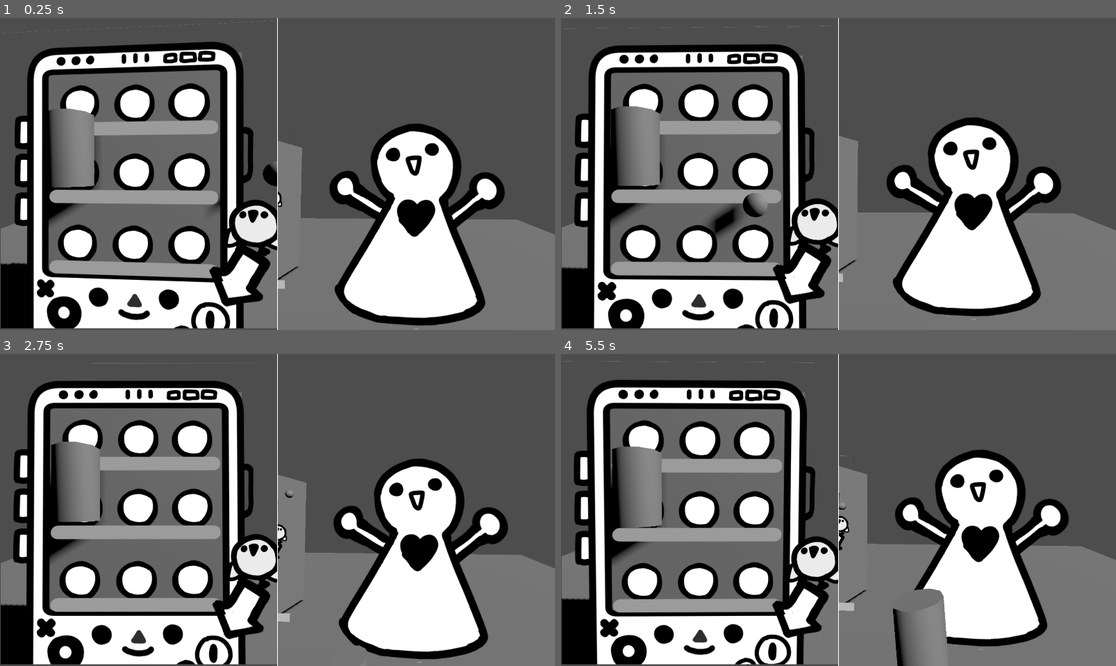
Above: before the commit, frames 1-4 (two rows, left to right).
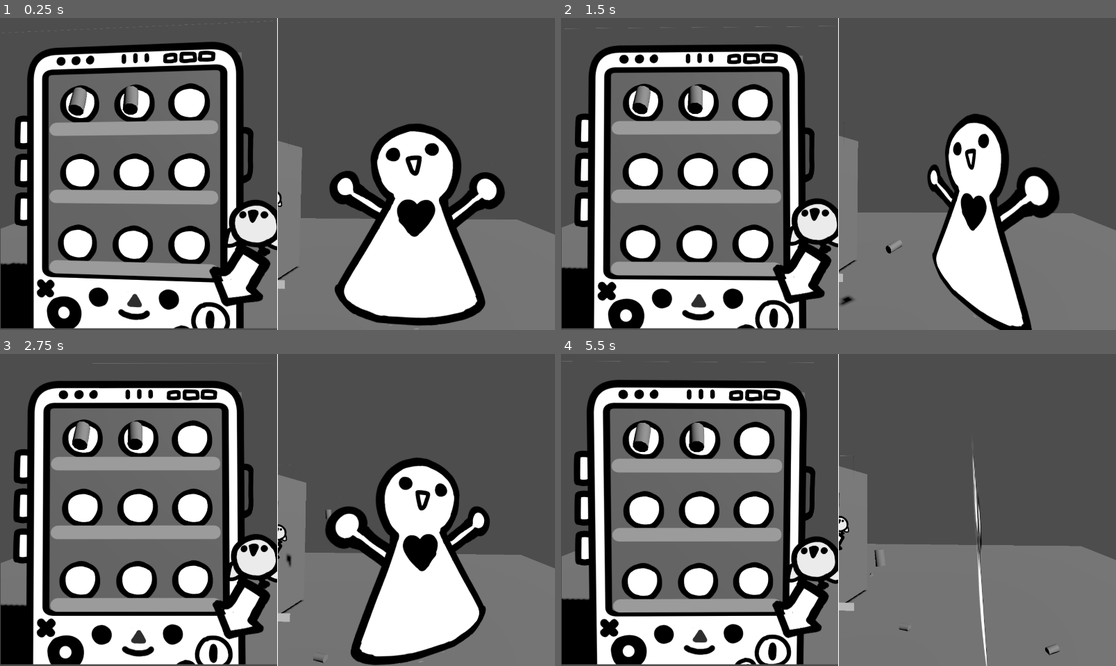
Above: after the commit, the same moments.

Repository: tombuben/automat
Game: Godot game, scene res://Scenes/main_scene.tscn
Two runs of this game, one before a commit and one after it. Both use one fixed random seed, a clock stepped at 60 frames per second and the inputs below. The project has no main scene, so this scene is started directly.
Inputs (mouse positions are in pixels of both pictures, inside the frame that each line leads up to):
- Up to frame 1 (0.25 s): no input
- Up to frame 2 (1.5 s): move the mouse to (960, 158) at 0.52 s; click (960, 158) at 0.67 s; drag from (727, 189) to (810, 236) at 1.27 s
- Up to frame 3 (2.75 s): move the mouse to (333, 441) at 2.02 s; click (333, 441) at 2.17 s
- Up to frame 4 (5.5 s): drag from (810, 572) to (672, 463) at 2.77 s; move the mouse to (1005, 556) at 3.52 s; click (1005, 556) at 3.67 s; drag from (672, 463) to (755, 432) at 4.27 s; move the mouse to (866, 510) at 5.02 s; click (866, 510) at 5.17 s

The runs differ from the first frame. In frame 1, 2.3% of the frame differs, in the area x 8-50%, y 21-67%; in frame 2, 11%; in frame 3, 8.4%; in frame 4, 14%, in the area x 8-92%, y 22-100%.
Error before the commit: Invalid call. Nonexistent function 'get_path' in base 'Nil'. (res://Scripts/cursor_object.gd:43)

Commit message:
Add item slots

Diff:
--- a/Scenes/main_scene.tscn
+++ b/Scenes/main_scene.tscn
@@ -1,19 +1,24 @@
-[gd_scene load_steps=12 format=3 uid="uid://b6qthxoydelxv"]
+[gd_scene load_steps=14 format=3 uid="uid://b6qthxoydelxv"]
 
 [ext_resource type="Script" uid="uid://c56o0l1eo5f5k" path="res://Scripts/world_view.gd" id="1_52fb6"]
 [ext_resource type="PackedScene" uid="uid://c2vjbnjw2np13" path="res://Subscenes/random_item.tscn" id="2_6l7je"]
 [ext_resource type="Script" uid="uid://dmbu0fdp3hxqq" path="res://Scripts/rotate_around.gd" id="2_x6ack"]
 [ext_resource type="PackedScene" uid="uid://b8l8mhyb5sfwf" path="res://Subscenes/random_person.tscn" id="3_jv6wh"]
+[ext_resource type="Script" uid="uid://7mv8rlcaqlga" path="res://Scripts/item_slot.gd" id="3_maf8m"]
 [ext_resource type="Script" uid="uid://dsalx1r160eac" path="res://Scripts/cursor_object.gd" id="5_6ev3c"]
 [ext_resource type="Texture2D" uid="uid://dc3kn44ygtcai" path="res://Assets/concepts/automatCleanConceptProBubnu1.png" id="5_iacmt"]
 
 [sub_resource type="BoxShape3D" id="BoxShape3D_6l7je"]
 size = Vector3(10, 0.1, 10)
 
+[sub_resource type="SphereShape3D" id="SphereShape3D_huasi"]
+radius = 0.1
+
 [sub_resource type="BoxShape3D" id="BoxShape3D_iacmt"]
 size = Vector3(1, 0.114258, 0.319092)
 
 [sub_resource type="SphereShape3D" id="SphereShape3D_iacmt"]
+radius = 0.01
 
 [sub_resource type="SphereMesh" id="SphereMesh_6ev3c"]
 radius = 0.05
@@ -68,9 +73,37 @@
 size = Vector2i(960, 1080)
 render_target_update_mode = 4
 
-[node name="RandomItem" parent="Control/SubViewportContainer/SubViewport" instance=ExtResource("2_6l7je")]
-transform = Transform3D(1, 0, 0, 0, 1, 0, 0, 0, 1, -1.445, 1.596, 0.5)
+[node name="ItemSlot" type="Area3D" parent="Control/SubViewportContainer/SubViewport" node_paths=PackedStringArray("item_in_slot")]
+transform = Transform3D(1, 0, 0, 0, 1, 0, 0, 0, 1, -1.455, 1.84522, 0.489491)
+collision_layer = 0
+collision_mask = 16
+script = ExtResource("3_maf8m")
+item_in_slot = NodePath("RandomItem")
+
+[node name="RandomItem" parent="Control/SubViewportContainer/SubViewport/ItemSlot" instance=ExtResource("2_6l7je")]
+transform = Transform3D(1, 0, 0, 0, 0.866025, 0.5, 0, -0.5, 0.866025, 0, 0, -0.1)
 collision_layer = 3
+axis_lock_linear_z = true
+axis_lock_angular_x = true
+
+[node name="CollisionShape3D" type="CollisionShape3D" parent="Control/SubViewportContainer/SubViewport/ItemSlot"]
+shape = SubResource("SphereShape3D_huasi")
+
+[node name="ItemSlot2" type="Area3D" parent="Control/SubViewportContainer/SubViewport" node_paths=PackedStringArray("item_in_slot")]
+transform = Transform3D(1, 0, 0, 0, 1, 0, 0, 0, 1, -1.19922, 1.84522, 0.489491)
+collision_layer = 0
+collision_mask = 16
+script = ExtResource("3_maf8m")
+item_in_slot = NodePath("RandomItem")
+
+[node name="RandomItem" parent="Control/SubViewportContainer/SubViewport/ItemSlot2" instance=ExtResource("2_6l7je")]
+transform = Transform3D(1, 0, 0, 0, 0.866025, 0.5, 0, -0.5, 0.866025, 0, 0, -0.1)
+collision_layer = 3
+axis_lock_linear_z = true
+axis_lock_angular_x = true
+
+[node name="CollisionShape3D" type="CollisionShape3D" parent="Control/SubViewportContainer/SubViewport/ItemSlot2"]
+shape = SubResource("SphereShape3D_huasi")
 
 [node name="Table" type="StaticBody3D" parent="Control/SubViewportContainer/SubViewport"]
 transform = Transform3D(1, 0, 0, 0, 1, 0, 0, 0, 1, -1.28042, 0.945635, 0.699867)
@@ -88,7 +121,7 @@
 
 [node name="CursorObject" type="AnimatableBody3D" parent="Control/SubViewportContainer/SubViewport"]
 transform = Transform3D(1, 0, 0, 0, 1, 0, 0, 0, 1, -1.20982, 1.71966, 0.5)
-collision_layer = 0
+collision_layer = 16
 collision_mask = 0
 script = ExtResource("5_6ev3c")
 
@@ -99,6 +132,7 @@
 node_a = NodePath("..")
 
 [node name="MeshInstance3D" type="MeshInstance3D" parent="Control/SubViewportContainer/SubViewport/CursorObject"]
+visible = false
 mesh = SubResource("SphereMesh_6ev3c")
 
 [node name="SubViewportContainer2" type="SubViewportContainer" parent="Control"]
--- a/Scripts/cursor_object.gd
+++ b/Scripts/cursor_object.gd
@@ -1,7 +1,14 @@
-extends AnimatableBody3D
+class_name CursorBody extends AnimatableBody3D
 
+## public
+var dragging : bool = false
+signal started_dragging(item)
+signal stopped_dragging(item)
+
+## private
 @onready var pin = $PinJoint3D
-var hoveredItem
+var moused_over_item
+var dragging_item
 
 func move_cursor():
 	var screen_position = get_viewport().get_mouse_position()
@@ -19,31 +26,47 @@
 	if event is InputEventMouseButton and event.button_index == MOUSE_BUTTON_LEFT:
 		if event.is_pressed():
 			start_drag()
-		else:
+		elif event.is_released():
 			stop_drag()
 
 
 func _physics_process(delta: float) -> void:
 	move_cursor()
-	var screen_position = get_viewport().get_mouse_position()
-	var viewport_rect = get_viewport().get_visible_rect()
-	var camera = get_viewport().get_camera_3d()
-	var origin = camera.project_ray_origin(screen_position)
-	var direction = camera.project_ray_normal(screen_position) * 1
+	var screen_position: Vector2 = get_viewport().get_mouse_position()
+	var viewport_rect: Rect2 = get_viewport().get_visible_rect()
+	var camera: Camera3D = get_viewport().get_camera_3d()
+	var origin: Vector3 = camera.project_ray_origin(screen_position)
+	var direction: Vector3 = camera.project_ray_normal(screen_position) * 1
 
-	var space_state = get_world_3d().direct_space_state
+	var space_state: PhysicsDirectSpaceState3D = get_world_3d().direct_space_state
 
-	var collision_mask = 1 << 1
-	var query = PhysicsRayQueryParameters3D.create(origin, origin + direction, collision_mask)
-	var result = space_state.intersect_ray(query)
-	if result:
-		hoveredItem = result.collider
+	var mask: int = 1 << 1
+	var query = PhysicsRayQueryParameters3D.create(origin, origin + direction, mask)
+	var result: Dictionary = space_state.intersect_ray(query)
+	if result and result.collider is RigidBody3D:
+		moused_over_item = result.collider
+	else:
+		moused_over_item = null
+
 
 func start_drag():
-	pin.node_b = hoveredItem.get_path()
+	if moused_over_item == null:
+		return
+
+	print(moused_over_item.get_path())
+	moused_over_item.freeze = false
+	pin.node_b = moused_over_item.get_path()
+	dragging = true
+	dragging_item = moused_over_item
+	emit_signal("started_dragging", moused_over_item)
 	pass
 
 func stop_drag():
-	# maybe add impulse? probably not needed though because of AnimatableBody
+	if not dragging:
+		return
+
 	pin.node_b = NodePath("")
+	dragging = false
+	emit_signal("stopped_dragging", dragging_item)
+	dragging_item = null
 	pass
--- /dev/null
+++ b/Scripts/item_slot.gd
@@ -0,0 +1,73 @@
+extends Area3D
+
+@export var item_in_slot : RigidBody3D
+var highlighted : bool
+var old_item_position : Vector3
+var old_item_rotation : Vector3
+var cursor_body : CursorBody
+@onready var tween = create_tween().set_parallel(true)
+
+
+func _ready() -> void:
+	item_in_slot.freeze = true
+	old_item_position = item_in_slot.global_position
+	old_item_rotation = item_in_slot.rotation
+	connect("body_entered", on_body_entered)
+	connect("body_exited", on_body_exited)
+
+func on_body_entered(body):
+	if body is CursorBody:
+		cursor_body = body
+
+		print_debug("connect higlight")
+		cursor_body.stopped_dragging.connect(stopped_dragging)
+		if not body.dragging and item_in_slot.freeze:
+			highlight_item()
+
+func on_body_exited(body):
+	if body is CursorBody:
+		if not body.dragging and item_in_slot.freeze:
+			reset_highlight()
+
+		print_debug("disconnect higlight")
+		body.stopped_dragging.disconnect(stopped_dragging)
+
+func stopped_dragging(item):
+	if item == item_in_slot or \
+	  not cursor_body.dragging and item_in_slot.freeze:
+		highlight_item()
+
+func highlight_item():
+	print_debug("highlight")
+	highlighted = true
+	item_in_slot.freeze = true
+	if highlighted and item_in_slot.freeze:
+		var duration = 0.1
+		tween.kill()
+		tween = create_tween()
+		tween.tween_property(item_in_slot, "global_position", global_position, duration)
+		tween.tween_property(item_in_slot, "rotation", rotation, duration)
+	return
+
+	while highlighted and item_in_slot.freeze:
+		var item_pos = item_in_slot.position
+		var item_rot = item_in_slot.rotation
+		var cursor_pos = cursor_body.position
+		var delta = get_process_delta_time()
+		var pos_speed = 1
+		var rot_speed = 2
+		item_in_slot.global_position = item_pos.move_toward(global_position, delta * pos_speed)
+		item_in_slot.rotation = item_rot.move_toward(rotation, delta * rot_speed)
+		await get_tree().process_frame
+	print_debug("ended highlight")
+
+func reset_highlight():
+	highlighted = false
+	item_in_slot.freeze = true
+
+	var duration = 0.1
+
+	tween.kill()
+	tween = create_tween()
+	tween.tween_property(item_in_slot, "global_position", old_item_position, duration)
+	tween.tween_property(item_in_slot, "rotation", old_item_rotation, duration)
--- a/Subscenes/random_item.tscn
+++ b/Subscenes/random_item.tscn
@@ -1,15 +1,16 @@
 [gd_scene load_steps=2 format=3 uid="uid://c2vjbnjw2np13"]
 
 [sub_resource type="CylinderShape3D" id="CylinderShape3D_ry8o8"]
-height = 0.3
-radius = 0.1
+height = 0.12
+radius = 0.035
 
 [node name="RandomItem" type="RigidBody3D"]
+mass = 0.35
 
 [node name="CollisionShape3D" type="CollisionShape3D" parent="."]
 shape = SubResource("CylinderShape3D_ry8o8")
 
 [node name="CSGCylinder3D" type="CSGCylinder3D" parent="."]
-radius = 0.1
-height = 0.3
+radius = 0.035
+height = 0.12
 sides = 10
Not shown, added: Scripts/item_slot.gd.uid
